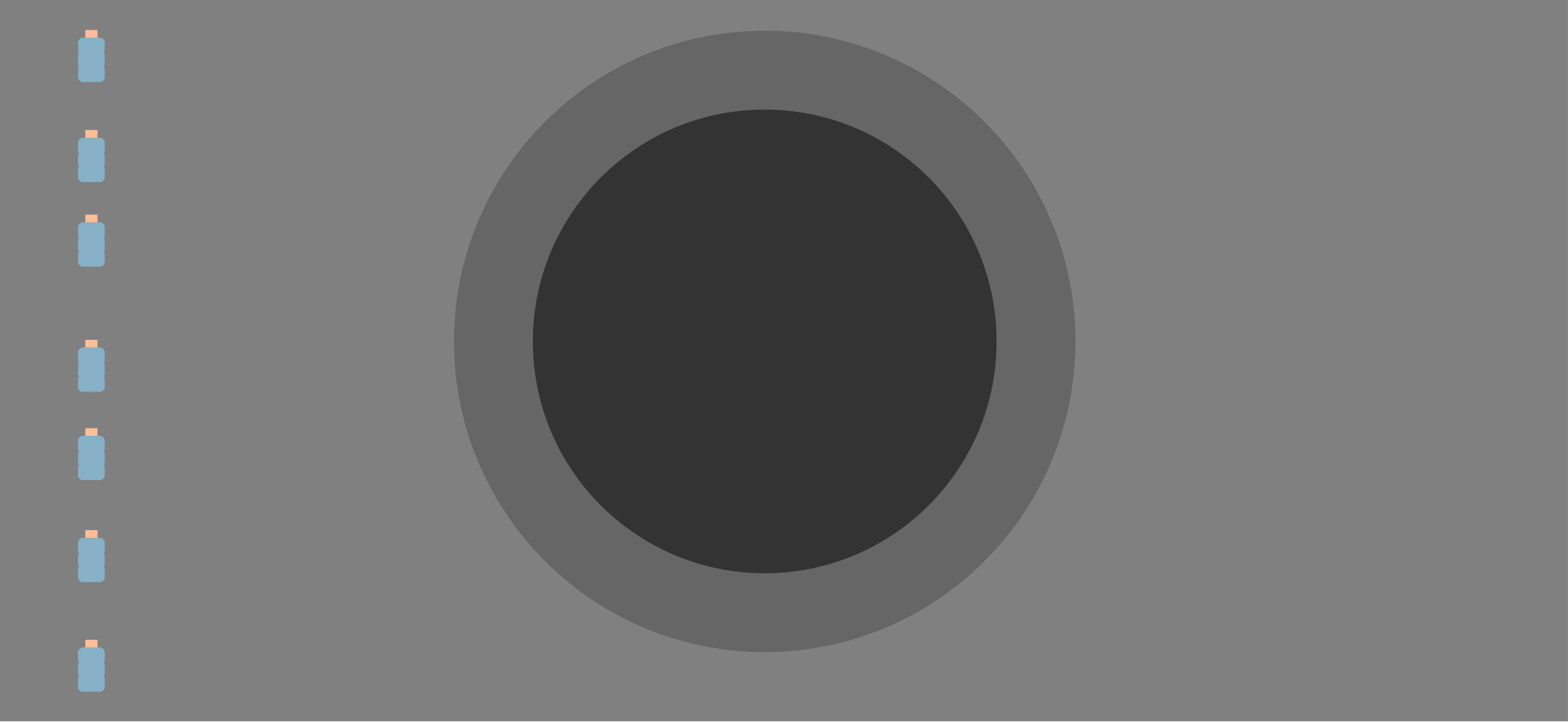
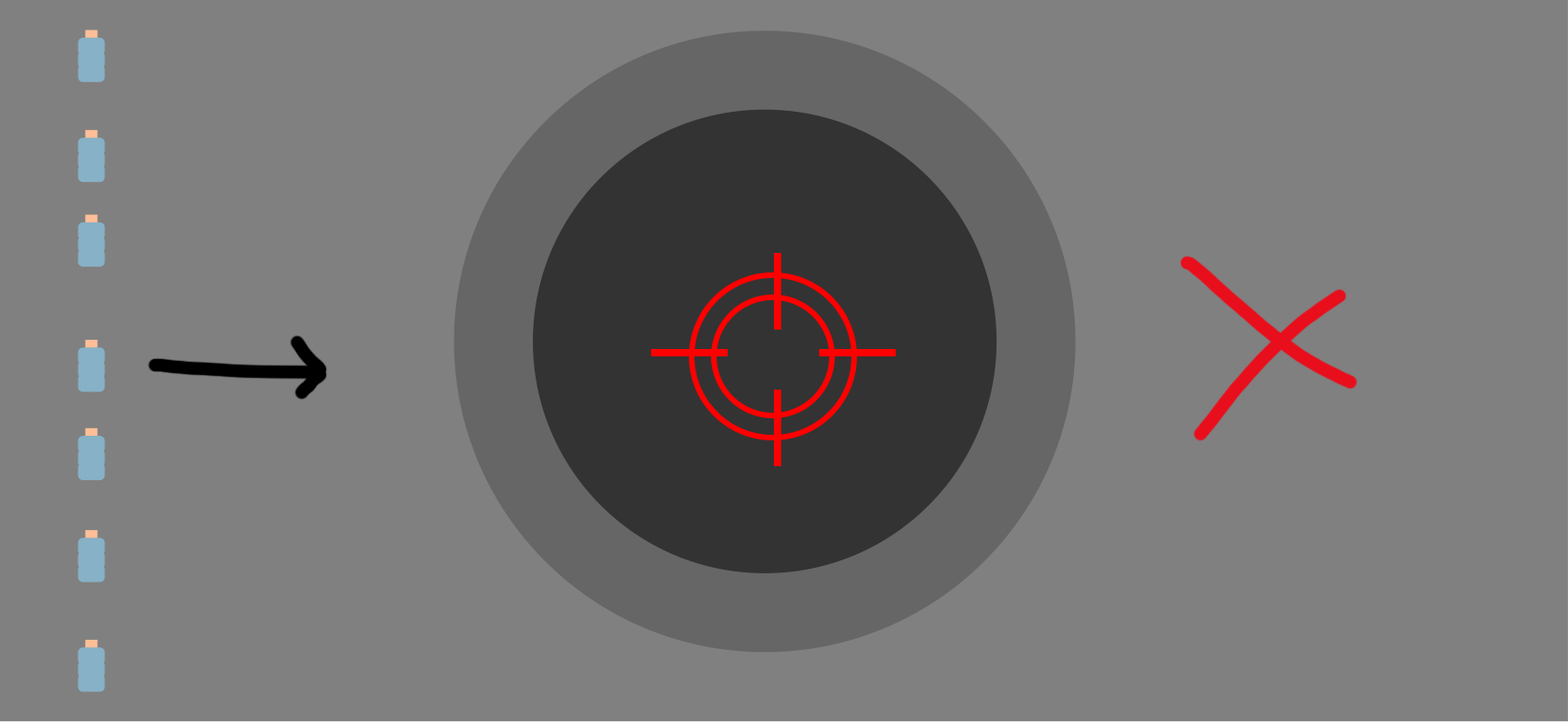
Before/after of a w=1568, h=722 layered artwork. What changed in the layer stack:
added group "Groupe 1" with 6 layers above "Calque 5" over [651, 253, 896, 467]
added layer "Rectangle 1 copie 3" in group "Groupe 1" over [651, 349, 728, 357]
added layer "Rectangle 1 copie 2" in group "Groupe 1" over [819, 349, 896, 357]
added layer "Rectangle 1 copie" in group "Groupe 1" over [773, 389, 782, 467]
added layer "Rectangle 1" in group "Groupe 1" over [773, 253, 782, 330]
added layer "Ellipse 1 copie" in group "Groupe 1" over [711, 294, 835, 419]
added layer "Ellipse 1" in group "Groupe 1" over [688, 272, 857, 441]
added layer "Calque 5" above "Calque 1" over [147, 254, 1358, 443]
